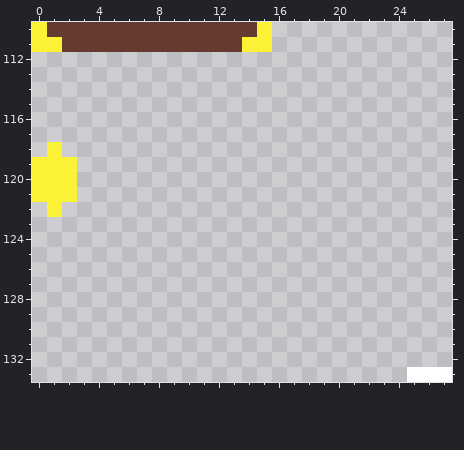
Two versions of one pixel-art file, assets/image/atlas.aseprite. Above is the file before it was changed.
512x512 pixels, 1 frame. Colours within 5 levels of each other are drawn and written as one. Shown: x 0..27, y 110..133.
Now the later version:
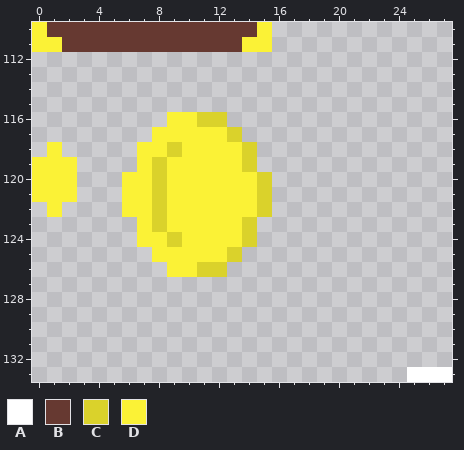
Palette (. is transparent): A #ffffff  B #663931  C #dad22b  D #fbf236
Difference:
--- layer "Flattened"
@@ x 4..17 @@
 115 ..............
-116 ..............
-117 ..............
-118 ..............
-119 ..............
-120 ..............
-121 ..............
-122 ..............
-123 ..............
-124 ..............
-125 ..............
-126 ..............
+116 .....DDCC.....
+117 ....DDDDDC....
+118 ...DDCDDDDC...
+119 ...DCDDDDDC...
+120 ..DDCDDDDDDC..
+121 ..DDCDDDDDDC..
+122 ..DDCDDDDDDC..
+123 ...DCDDDDDC...
+124 ...DDCDDDDC...
+125 ....DDDDDC....
+126 .....DDCC.....
 127 ..............
